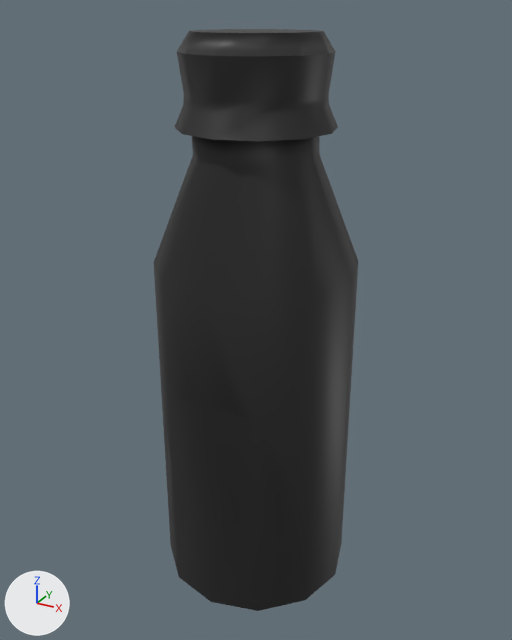
The FBX model Assets/Art/Models/bottle-gameplay.fbx: old version first, new version second.
Before and after are seen from a 50 mm camera at (0.309, -0.562, 0.552) aimed at (-0.002, 0.003, 0.27). Every picture has the same lights, and +X, +Y and +Z are marked at lower left. Where no turn or scale is listed for an object, it has been applied to the vertices.

The scene before the commit, as lines of its bpy script (objects in view):
```python
me_bottle_gameplay = bpy.data.meshes.new('bottle-gameplay')
me_bottle_gameplay.from_pydata(...)  # 238 vertices, 214 faces; spans x -0.098..0.098, y -0.098..0.098, z -0.009..0.535
# faces by material slot: [110, 104]
me_bottle_gameplay.materials.append(mat_bottlegameplay)  # its picture is missing
me_bottle_gameplay.materials.append(mat_outline)  # black #212121
ob_bottle_gameplay = bpy.data.objects.new('bottle-gameplay', me_bottle_gameplay)
ob_bottle_gameplay.location = (0.0, 0.0, 0.0)
```
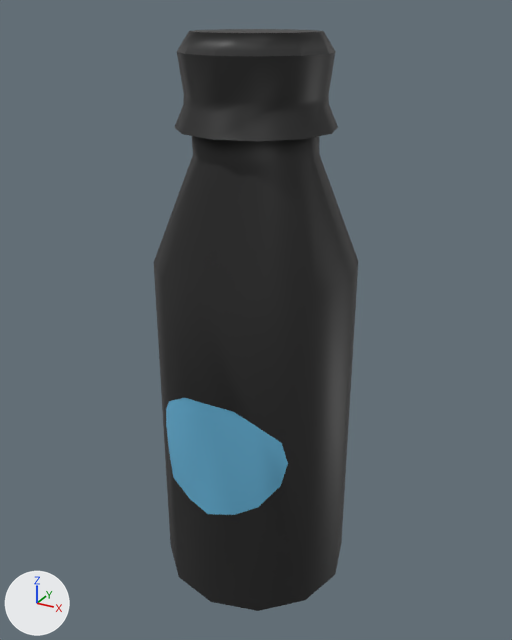
Commit message: Bottle Custom Colors

Where the change shows, as pixel boxes [x1, y1, x2, y2] in the pictures (512 x 640 px):
part 1 of me_bottle_gameplay, recoloured (black to blue)
    both: [166, 398, 288, 515]

The change, as a list of edits to the scene's bpy script:
```text
Add mat_center_bottlegameplay:
    mat_center_bottlegameplay = principled_material('center_bottleGameplay')
    mat_center_bottlegameplay.base_color = (0.13, 0.445, 0.68)  # blue #65b2d7
Change me_bottle_gameplay:
    where me_bottle_gameplay.from_pydata(...)  # 238 vertices, 214 faces; spans x -0.098..0.098, y -0.098..0.098, z -0.009..0.535
    used by ob_bottle_gameplay; location = (0.0, 0.0, 0.0)
    me_bottle_gameplay part 1: 4 of the faces centred in x -0.059..0.059, y -0.091..-0.074, z 0.165 switch from mat_outline (black #212121) to mat_center_bottlegameplay (blue #65b2d7)
```
